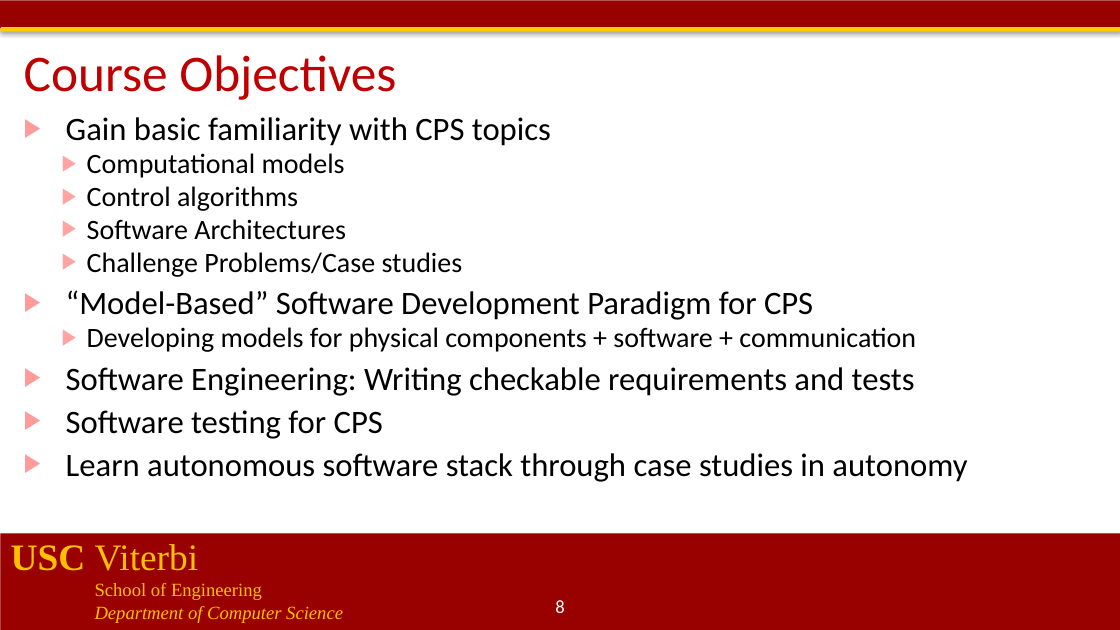
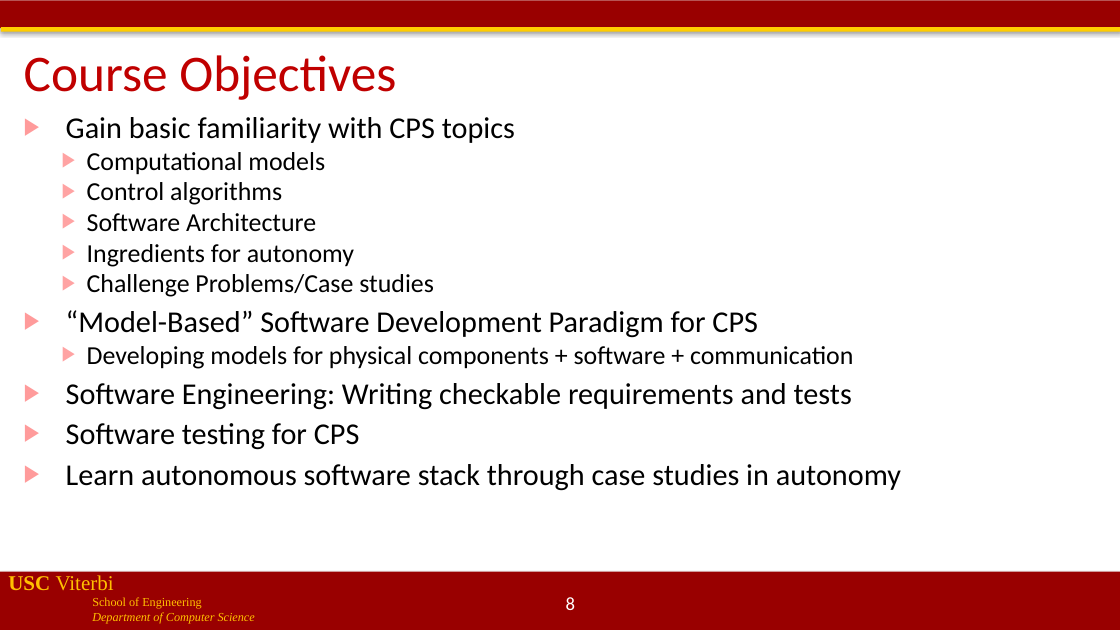
Before and after one commit to jdeshmukh/jdeshmukh.github.io, a slide deck: slide 8 of teaching/cs513-autocps-fall-2020/course-intro.pptx. Drawn at 1120x630 pixels with LibreOffice and Linux fonts; fonts in the diff are those of the drawing; background and template pictures are left out. Boxes give left, top, right and bottom in pixels: in the first picture for what was removed or moved away, otherwise in the second. Text is boxed around its words. In the diff, an @@ line names an element or a change of style, - is before the commit and + after.

```diff
--- a/teaching/cs513-autocps-fall-2020/course-intro.pptx
+++ b/teaching/cs513-autocps-fall-2020/course-intro.pptx
@@ text at (66,117,901,491): size 28 to 25.9 pt in "Gain basic familiarity with CPS topics", "“Model-Based” Software Development Paradigm for CPS", "Software Engineering: Writing checkable requirements and tes ...", "Software testing for CPS" and 1 more places; size 24 to 22.2 pt in "Computational models", "Control algorithms", "Challenge Problems/Case studies", "Developing models for physical components + software ..." @@
@@ text at (87,213,354,267): text changed; size 24 to 22.2 pt @@
-  ▶ Software Architectures
+  ▶ Software Architecture
+  ▶ Ingredients for autonomy
@@ text "USC Viterbi": place and size @@
-text "USC Viterbi" at (11,544,343,623)
+text "USC Viterbi" at (8,575,255,624)
@@ text "USC Viterbi" at (8,575,255,624): size 32 to 18 pt in "USC Viterbi"; size 16 to 10.5 pt in "School of Engineering", "Department of Computer Science" @@
@@ rectangle: place and size @@
-rectangle at (0,534,1120,630)
+rectangle at (0,572,1120,630)
@@ page number: place and size @@
-page number at (555,600,564,613)
+page number at (566,597,575,610)
```
Also in this commit, not shown: 18 other slides changed.
